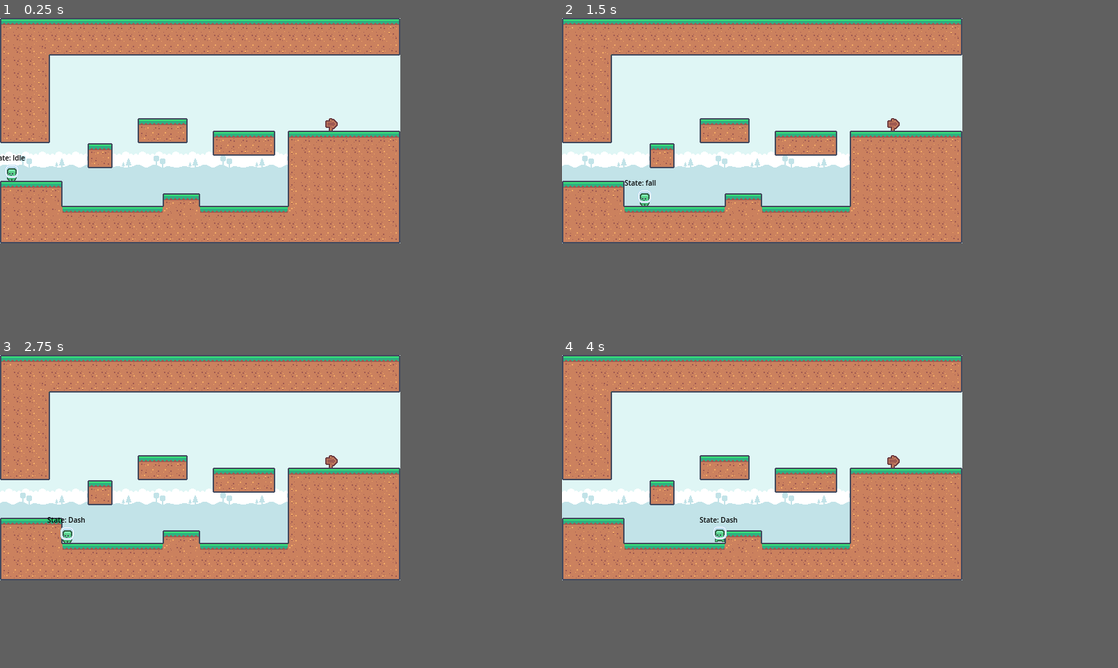
Above: before the commit, frames 1-4 (two rows, left to right).
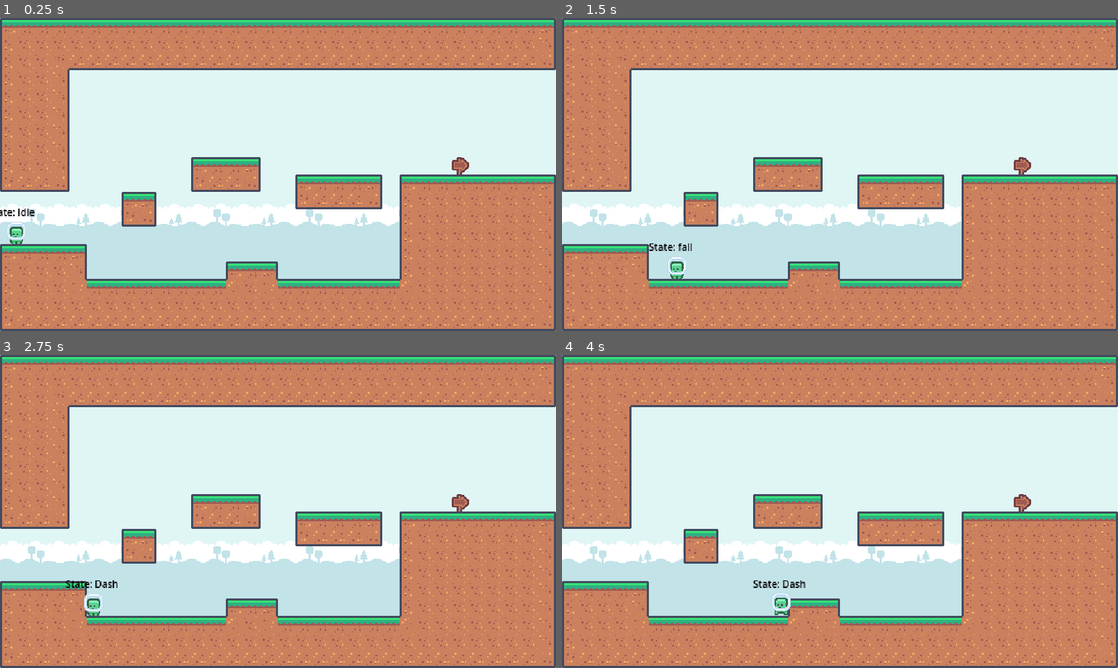
Above: after the commit, the same moments.

Repository: coruja182/zenva-godot-2024-tier-3
Game: Godot game, scene res://Scenes/level_1.tscn
Same seed, same stepped clock (60 frames per second), same inputs: the game is played once before the commit and once after it.
Inputs:
- Up to frame 1 (0.25 s): no input
- Up to frame 2 (1.5 s): tap Enter at 0.5 s; hold D (move_right) from 0.53 s (still down); tap Shift (dash) at 0.6, 1.35 s; tap Space (jump) at 0.77 s
- Up to frame 3 (2.75 s): tap Space (jump) at 1.52 s; release D (move_right) at 2.03 s; hold A (move_left) from 2.03 s (still down); tap Shift (dash) at 2.1 s
- Up to frame 4 (4 s): release A (move_left) at 2.78 s; hold D (move_right) from 2.78 s (still down); tap Shift (dash) at 2.85, 3.6 s; tap Space (jump) at 3.02, 3.77 s
In our replay, the window is 576x324 before the commit and 800x450 after it. These sizes can differ from the game's own. Grey fills any space a smaller window leaves; there, only what the larger window draws over its background counts as a difference.

The runs differ from the first frame. In frame 1, 52% of the frame differs, in the area x 0-100%, y 0-100%; in frame 2, 52%; in frame 3, 52%; in frame 4, 52%.

Commit message:
feat(2d platformer): dash setup

Diff:
--- /dev/null
+++ b/2d-platformer-tutorial/Scenes/player/dash_node.tscn
@@ -0,0 +1,34 @@
+[gd_scene load_steps=5 format=3 uid="uid://c55qv3y1svc1y"]
+
+[ext_resource type="Texture2D" uid="uid://d3les0mlqncrc" path="res://Assets/kenney_pixel-platformer/Tiles/Characters/tile_0000.png" id="1_5uwbp"]
+[ext_resource type="Texture2D" uid="uid://ttg35d2pmifj" path="res://Assets/kenney_pixel-platformer/Tiles/Characters/tile_0001.png" id="2_1jqsh"]
+[ext_resource type="Script" uid="uid://crk6hcfi4qpc7" path="res://Scripts/player/dash_node.gd" id="3_bmhmh"]
+
+[sub_resource type="SpriteFrames" id="SpriteFrames_kf5c0"]
+animations = [{
+"frames": [{
+"duration": 1.0,
+"texture": ExtResource("1_5uwbp")
+}],
+"loop": true,
+"name": &"Idle",
+"speed": 5.0
+}, {
+"frames": [{
+"duration": 1.0,
+"texture": ExtResource("1_5uwbp")
+}, {
+"duration": 1.0,
+"texture": ExtResource("2_1jqsh")
+}],
+"loop": true,
+"name": &"Move",
+"speed": 5.0
+}]
+
+[node name="DashNode" type="AnimatedSprite2D"]
+modulate = Color(1, 1, 1, 0)
+sprite_frames = SubResource("SpriteFrames_kf5c0")
+animation = &"Idle"
+autoplay = "Idle"
+script = ExtResource("3_bmhmh")
--- /dev/null
+++ b/2d-platformer-tutorial/Scripts/player/dash_node.gd
@@ -0,0 +1,18 @@
+extends AnimatedSprite2D
+class_name DashNode
+
+
+var direction: float
+
+
+func _physics_process(delta: float) -> void:
+	flip_h = (direction < 0)
+
+	# move the node
+	position.x -= direction
+
+	var tween = get_tree().create_tween()
+	tween.tween_property(self, "modulate:a", 0, 0.2)
+
+	if modulate.a < 0.01:
+		queue_free()
--- a/2d-platformer-tutorial/project.godot
+++ b/2d-platformer-tutorial/project.godot
@@ -12,14 +12,17 @@
 
 config/name="2D Platformer Tutorial"
 run/main_scene="uid://uia42uq74qfo"
-config/features=PackedStringArray("4.4", "Forward Plus")
+config/features=PackedStringArray("4.5", "Forward Plus")
 config/icon="res://icon.svg"
 
 [display]
 
 window/size/viewport_width=576
 window/size/viewport_height=324
+window/size/window_width_override=1728
+window/size/window_height_override=972
 window/stretch/mode="viewport"
+window/stretch/aspect="expand"
 
 [input]
 
Not shown, added: 2d-platformer-tutorial/Scripts/player/dash_node.gd.uid
Not shown, changed: 2d-platformer-tutorial/icon.svg.import
